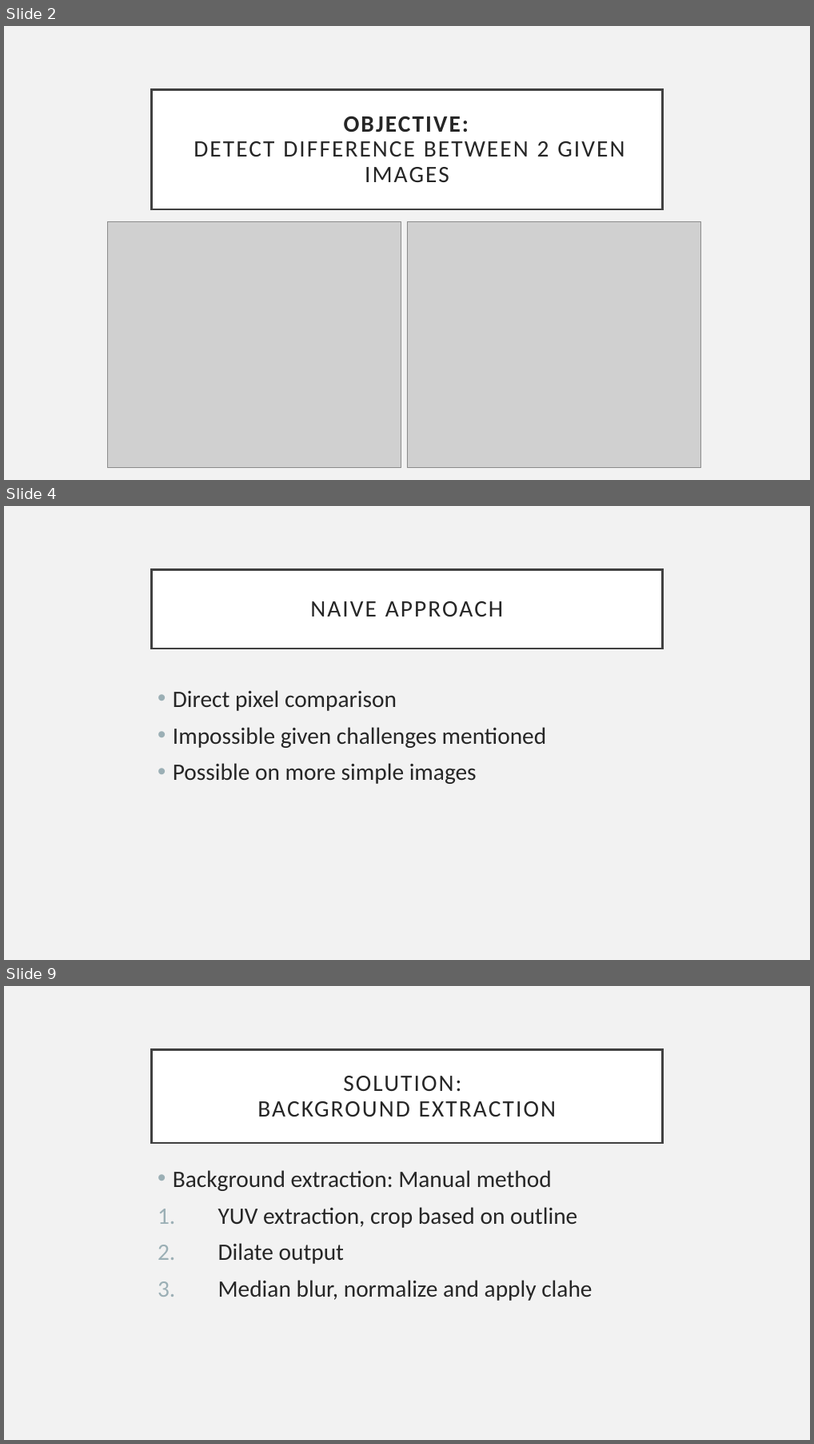
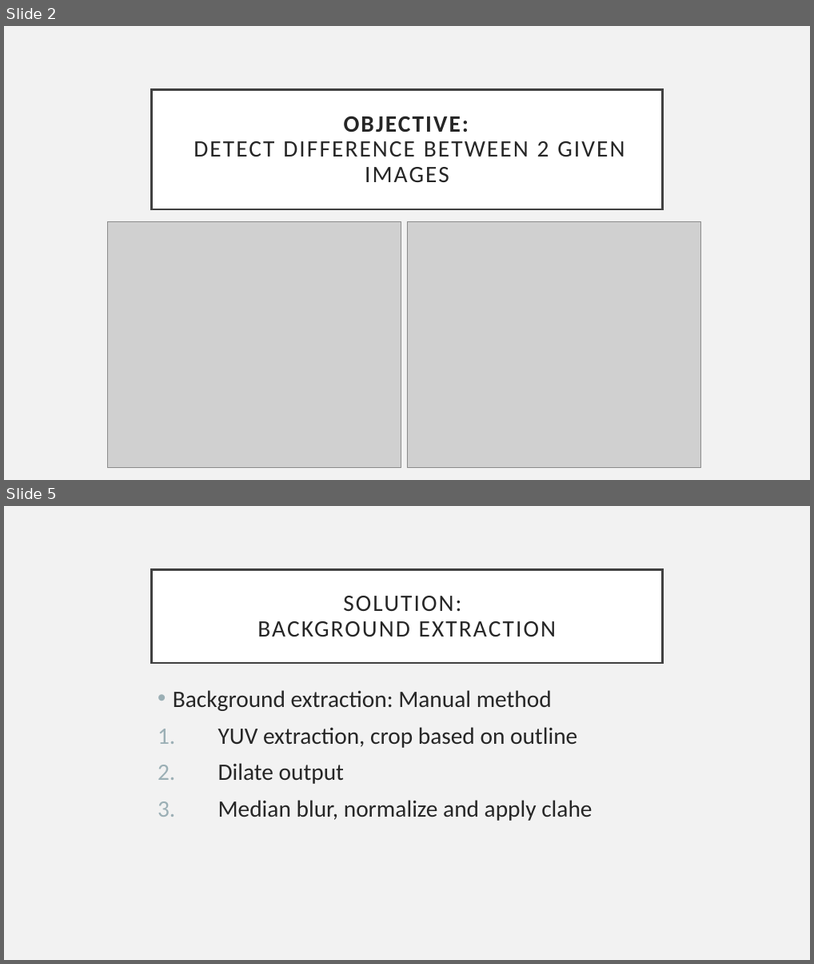
Before and after one commit to Abdul-Ismail/Image-Comparison, a slide deck: Presentation/Presentation.pptx. Shown one above the other, each under a label of ours: slides 2, 4 and 9 before the commit, slides 2 and 5 after it; the slides between them are not shown. The pictures are 814x1444 and 814x964 pixels, drawn with LibreOffice and Linux fonts; fonts in the diff are those of the drawing; grey boxes stand for pictures. Boxes give left, top, right and bottom in pixels: in the first picture for what was removed or moved away, otherwise in the second. Text is boxed around its words. In the diff, an @@ line names an element or a change of style, - is before the commit and + after.

```diff
--- a/Presentation/Presentation.pptx
+++ b/Presentation/Presentation.pptx
@@ slide 4 removed at box(4, 506, 810, 960), background #F2F2F2 @@
@@ title removed at box(152, 569, 662, 648) @@
-NAIVE APPROACH
@@ text removed at box(173, 690, 547, 784) @@
-• Direct pixel comparison
-• Impossible given challenges mentioned
-• Possible on more simple images
@@ what was slide 9 is now slide 5 @@
```
Also in this commit, not shown: 1 slide changed, 1 slide added, 4 other slides removed.
